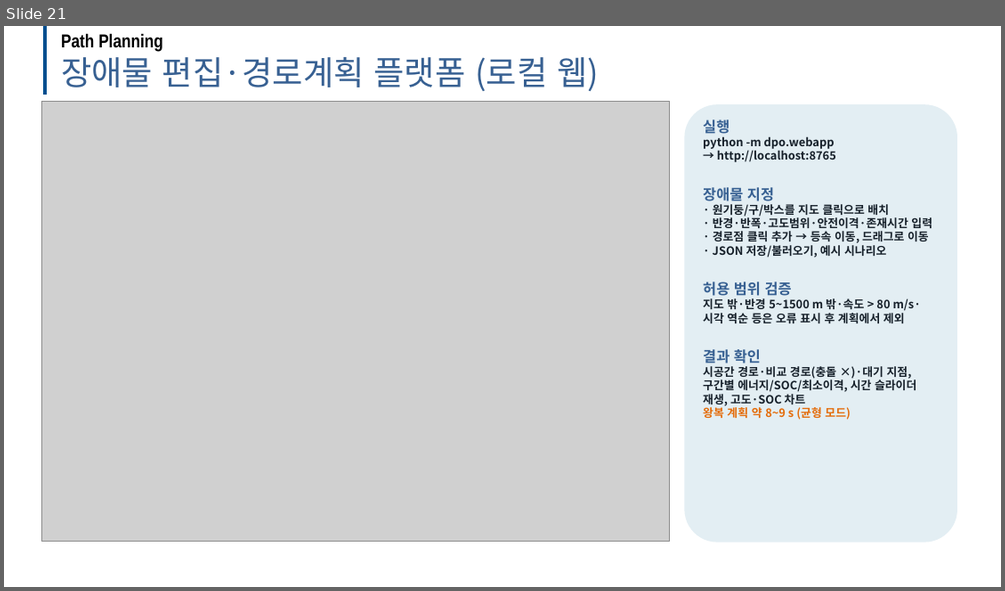
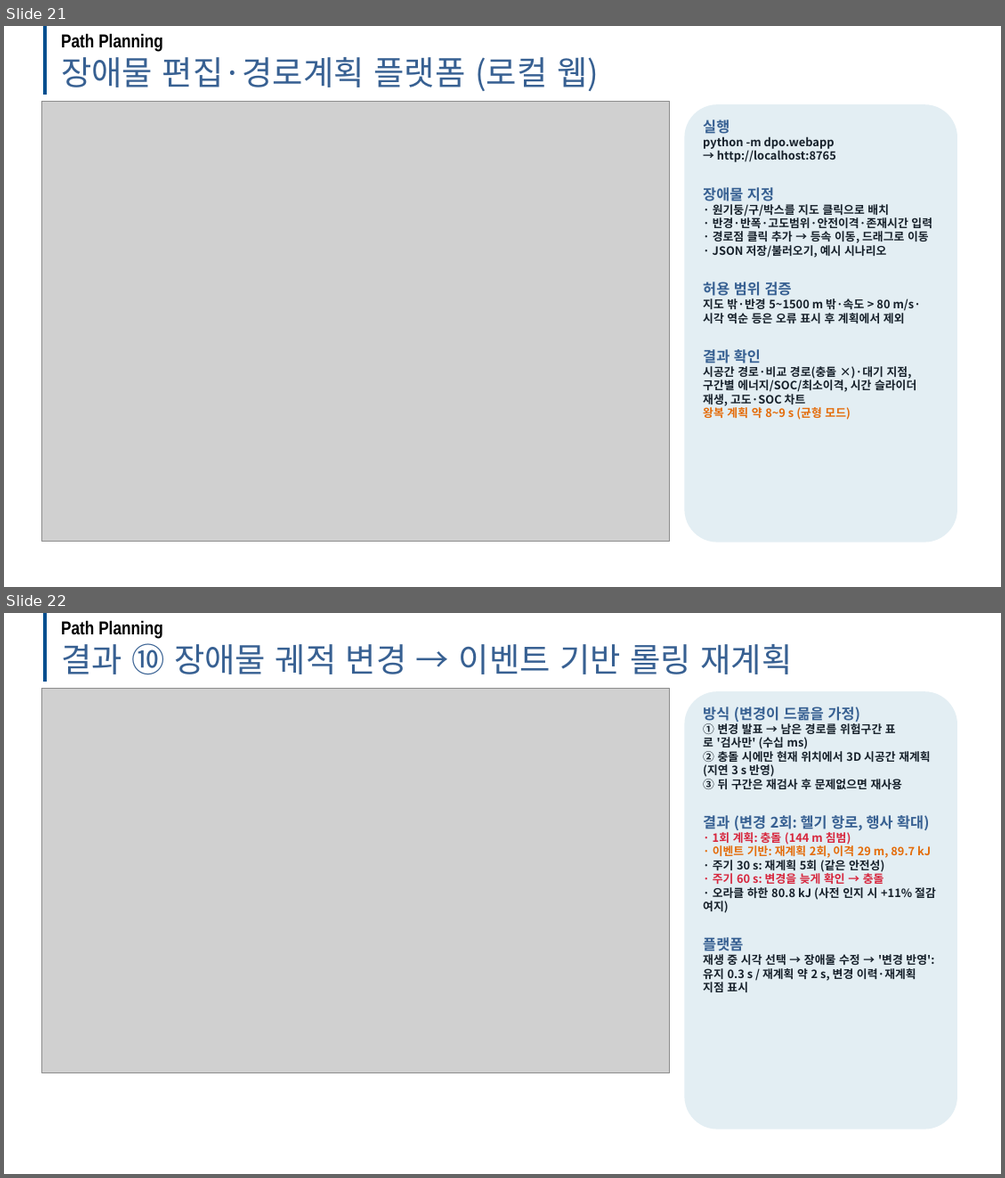
Before and after one commit to dnfl5345/Drone_path_opt, a slide deck: docs/drone_soc_path_planning_dev.pptx. Shown one above the other, each under a label of ours: slide 21 before the commit, slides 21 and 22 after it. The pictures are 1005x591 and 1005x1178 pixels, drawn with LibreOffice and Linux fonts; fonts in the diff are those of the drawing; grey boxes stand for pictures; background and template pictures are left out. Boxes give left, top, right and bottom in pixels: in the first picture for what was removed or moved away, otherwise in the second. Text is boxed around its words. In the diff, an @@ line names an element or a change of style, - is before the commit and + after.

```diff
--- a/docs/drone_soc_path_planning_dev.pptx
+++ b/docs/drone_soc_path_planning_dev.pptx
@@ slide 22 added at [4, 613, 1001, 1174], background #FFFFFF @@
@@ line added from (44, 613) to (44, 682), #004E8F 3.5 pt @@
@@ text added at [61, 638, 793, 674], 32 pt, text #376092 @@
+결과 ⑩ 장애물 궤적 변경 → 이벤트 기반 롤링 재계획
@@ text added at [61, 620, 163, 639], 18 pt, text #000000, bold @@
+Path Planning
@@ picture added at [41, 688, 670, 1072] @@
@@ rounded rectangle added at [685, 691, 957, 1129], fill #E3EEF3, 11 pt, text #16202A, bold @@
+방식 (변경이 드묾을 가정)
+① 변경 발표 → 남은 경로를 위험구간 표로 '검사만' (수십 ms)
+② 충돌 시에만 현재 위치에서 3D 시공간 재계획 (지연 3 s 반영)
+③ 뒤 구간은 재검사 후 문제없으면 재사용
+결과 (변경 2회: 헬기 항로, 행사 확대)
+· 1회 계획: 충돌 (144 m 침범)
+· 이벤트 기반: 재계획 2회, 이격 29 m, 89.7 kJ
+· 주기 30 s: 재계획 5회 (같은 안전성)
+· 주기 60 s: 변경을 늦게 확인 → 충돌
+· 오라클 하한 80.8 kJ (사전 인지 시 +11% 절감 여지)
+플랫폼
+재생 중 시각 선택 → 장애물 수정 → '변경 반영': 유지 0.3 s / 재계획 약 2 s, 변경 이력·재계획 지점 표시
```
Also in this commit, not shown: 1 slide changed, 17 other files.
